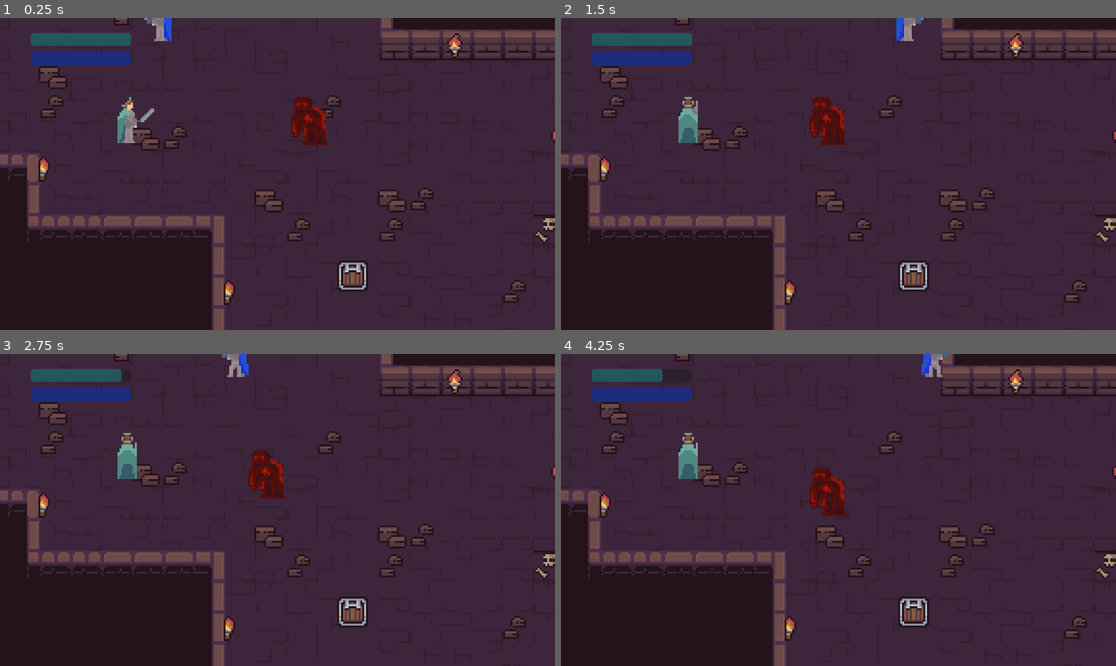
Above: before the commit, frames 1-4 (two rows, left to right).
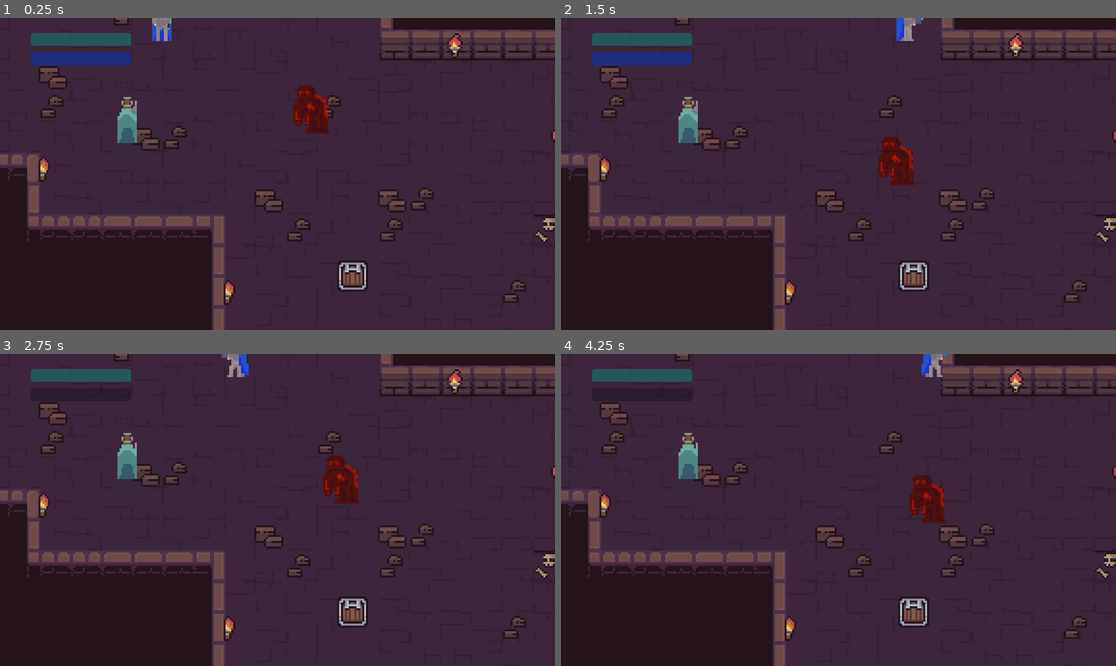
Above: after the commit, the same moments.

Repository: ArKade523/virtue-for-vice
Game: Godot game, scene res://Scenes/game_area.tscn
Same seed, same stepped clock (60 frames per second), same inputs: the game is played once before the commit and once after it.
Inputs:
- Up to frame 1 (0.25 s): no input
- Up to frame 2 (1.5 s): tap Enter (ui_accept) at 0.5, 0.77 s; hold Right (blue_right) from 0.53 s (still down); tap Space (blue_attack) at 0.6 s; tap Alt (teal_attack) at 1.35 s
- Up to frame 3 (2.75 s): tap Enter (ui_accept) at 1.52 s; release Right (blue_right) at 2.03 s; hold Left (blue_left) from 2.03 s (still down); tap Space (blue_attack) at 2.1 s
- Up to frame 4 (4.25 s): release Left (blue_left) at 2.78 s; hold Right (blue_right) from 2.78 s (still down); tap Alt (teal_attack) at 2.85 s; tap Enter (ui_accept) at 3.02, 3.77 s; tap Space (blue_attack) at 3.6 s

The runs differ from the first frame. In frame 1, 1.3% of the frame differs, in the area x 21-60%, y 0-41%; in frame 2, 1.5%; in frame 3, 2.4%; in frame 4, 2.5%, in the area x 5-70%, y 4-55%.

Commit message:
Adding blues onto each level.

Diff:
--- a/Scenes/fireGolem.tscn
+++ b/Scenes/fireGolem.tscn
@@ -285,13 +285,11 @@
 shape = SubResource("CircleShape2D_3ivrk")
 
 [node name="locator" type="ShapeCast2D" parent="."]
-visible = false
 shape = SubResource("CircleShape2D_qwopl")
 target_position = Vector2(0, 0)
 collision_mask = 2
 
 [node name="range" type="ShapeCast2D" parent="."]
-visible = false
 shape = SubResource("CircleShape2D_ok75h")
 collision_mask = 2
 
--- a/Scenes/player_blue.tscn
+++ b/Scenes/player_blue.tscn
@@ -179,6 +179,23 @@
 }, {
 "frames": [{
 "duration": 1.0,
+"texture": SubResource("AtlasTexture_fmccq")
+}, {
+"duration": 1.0,
+"texture": SubResource("AtlasTexture_e38ng")
+}, {
+"duration": 1.0,
+"texture": SubResource("AtlasTexture_mjdn5")
+}, {
+"duration": 1.0,
+"texture": SubResource("AtlasTexture_ddwuk")
+}],
+"loop": true,
+"name": &"death",
+"speed": 20.0
+}, {
+"frames": [{
+"duration": 1.0,
 "texture": SubResource("AtlasTexture_6kv88")
 }, {
 "duration": 1.0,
@@ -232,9 +249,10 @@
 }]
 
 [sub_resource type="RectangleShape2D" id="RectangleShape2D_jey56"]
-size = Vector2(21, 27)
+size = Vector2(12, 27)
 
 [node name="PlayerBlue" type="CharacterBody2D"]
+collision_layer = 3
 script = ExtResource("4_fsnd5")
 
 [node name="CollisionShape2D" type="CollisionShape2D" parent="."]
@@ -244,13 +262,15 @@
 [node name="AnimatedSprite2D" type="AnimatedSprite2D" parent="."]
 position = Vector2(48, -160)
 sprite_frames = SubResource("SpriteFrames_sgjf6")
-animation = &"attack_left"
+animation = &"walk_down"
+frame = 1
+frame_progress = 0.726187
 
 [node name="player_hit" type="Area2D" parent="."]
 position = Vector2(48, -160)
 
 [node name="player_hit_box" type="CollisionShape2D" parent="player_hit"]
-position = Vector2(1.5, -1.5)
+position = Vector2(0, -1)
 shape = SubResource("RectangleShape2D_jey56")
 
 [node name="attack_cooldown" type="Timer" parent="."]
--- a/Scenes/player_teal.tscn
+++ b/Scenes/player_teal.tscn
@@ -66,29 +66,29 @@
 atlas = ExtResource("3_a51jg")
 region = Rect2(608, 0, 32, 32)
 
+[sub_resource type="AtlasTexture" id="AtlasTexture_pd65r"]
+atlas = ExtResource("3_a51jg")
+region = Rect2(640, 0, 32, 32)
+
+[sub_resource type="AtlasTexture" id="AtlasTexture_bkwvh"]
+atlas = ExtResource("3_a51jg")
+region = Rect2(672, 0, 32, 32)
+
+[sub_resource type="AtlasTexture" id="AtlasTexture_po3jv"]
+atlas = ExtResource("3_a51jg")
+region = Rect2(704, 0, 32, 32)
+
+[sub_resource type="AtlasTexture" id="AtlasTexture_d387n"]
+atlas = ExtResource("3_a51jg")
+region = Rect2(320, 0, 32, 32)
+
+[sub_resource type="AtlasTexture" id="AtlasTexture_vfg83"]
+atlas = ExtResource("3_a51jg")
+region = Rect2(352, 0, 32, 32)
+
 [sub_resource type="AtlasTexture" id="AtlasTexture_j0xy0"]
 atlas = ExtResource("3_a51jg")
 region = Rect2(128, 0, 32, 32)
-
-[sub_resource type="AtlasTexture" id="AtlasTexture_pd65r"]
-atlas = ExtResource("3_a51jg")
-region = Rect2(640, 0, 32, 32)
-
-[sub_resource type="AtlasTexture" id="AtlasTexture_bkwvh"]
-atlas = ExtResource("3_a51jg")
-region = Rect2(672, 0, 32, 32)
-
-[sub_resource type="AtlasTexture" id="AtlasTexture_po3jv"]
-atlas = ExtResource("3_a51jg")
-region = Rect2(704, 0, 32, 32)
-
-[sub_resource type="AtlasTexture" id="AtlasTexture_d387n"]
-atlas = ExtResource("3_a51jg")
-region = Rect2(320, 0, 32, 32)
-
-[sub_resource type="AtlasTexture" id="AtlasTexture_vfg83"]
-atlas = ExtResource("3_a51jg")
-region = Rect2(352, 0, 32, 32)
 
 [sub_resource type="AtlasTexture" id="AtlasTexture_t5nkq"]
 atlas = ExtResource("3_a51jg")
@@ -179,10 +179,19 @@
 }, {
 "frames": [{
 "duration": 1.0,
-"texture": SubResource("AtlasTexture_j0xy0")
-}],
-"loop": true,
-"name": &"idle",
+"texture": SubResource("AtlasTexture_00axc")
+}, {
+"duration": 1.0,
+"texture": SubResource("AtlasTexture_t3jf1")
+}, {
+"duration": 1.0,
+"texture": SubResource("AtlasTexture_4tms7")
+}, {
+"duration": 1.0,
+"texture": SubResource("AtlasTexture_6kd6m")
+}],
+"loop": true,
+"name": &"death",
 "speed": 5.0
 }, {
 "frames": [{
@@ -255,7 +264,7 @@
 [node name="AnimatedSprite2D" type="AnimatedSprite2D" parent="."]
 position = Vector2(48, -160)
 sprite_frames = SubResource("SpriteFrames_jthdb")
-animation = &"attack_right"
+animation = &"death"
 
 [node name="player_hit" type="Area2D" parent="."]
 position = Vector2(48, -160)
--- a/Scripts/blue_player.gd
+++ b/Scripts/blue_player.gd
@@ -20,9 +20,9 @@
 
 	if GameState.blue_health <= 0:
 		GameState.blue_is_alive = false
-		GameState.blue_health = 0
+		GameState.blue_health = GameState.MAX_HEALTH
 		print("Player Blue has been killed...")
-		#TODO add stuff to respawn
+		self.queue_free()
 
 	if !is_attacking: # If attacking, do not change the animation
 		# Get the input direction and handle the movement/deceleration.
--- a/Scripts/teal_player.gd
+++ b/Scripts/teal_player.gd
@@ -20,8 +20,10 @@
 
 	if GameState.teal_health <= 0:
 		GameState.teal_is_alive = false
-		GameState.teal_health = 0
+		GameState.teal_health = GameState.MAX_HEALTH
 		print("Player Teal has been killed...")
+		self.queue_free()
+
 		#TODO add stuff to respawn
 
 	if !is_attacking: # If attacking, do not change the animation
@@ -60,6 +62,15 @@
 
 	#Move
 	move_and_slide()
+
+func play_death_animation():
+	# Play the chosen animation
+	$AnimatedSprite2D.play("death")
+
+	# Wait until animation reaches the last frame
+	var total_frames = $AnimatedSprite2D.sprite_frames.get_frame_count("death")
+	while $AnimatedSprite2D.frame < total_frames - 1:
+		await get_tree().process_frame  # Wait for each frame update
 
 func play_attack_animation():
 	is_attacking = true
Not shown, changed: Assets/ActualBossCharge.png.import
Not shown, changed: Assets/ActualDarkBluePrince.png.import
Not shown, changed: Assets/BluePrince.png.import
Not shown, changed: Assets/BossBeam.png.import
Not shown, changed: Assets/DarkBluePrince-Sheet.png.import
Not shown, changed: Assets/Demon-Sheet.png.import
Not shown, changed: Assets/GremlinDude.png.import
Not shown, changed: Assets/LavaGolem.png.import
Not shown, changed: Assets/SkullSludge.png.import
Not shown, changed: Assets/pixil-frame-0.png.import
Not shown, changed: Assets/pixilart-drawing.png.import
Not shown, changed: Scenes/dungeon2.tscn
(and 4 more such lines)
